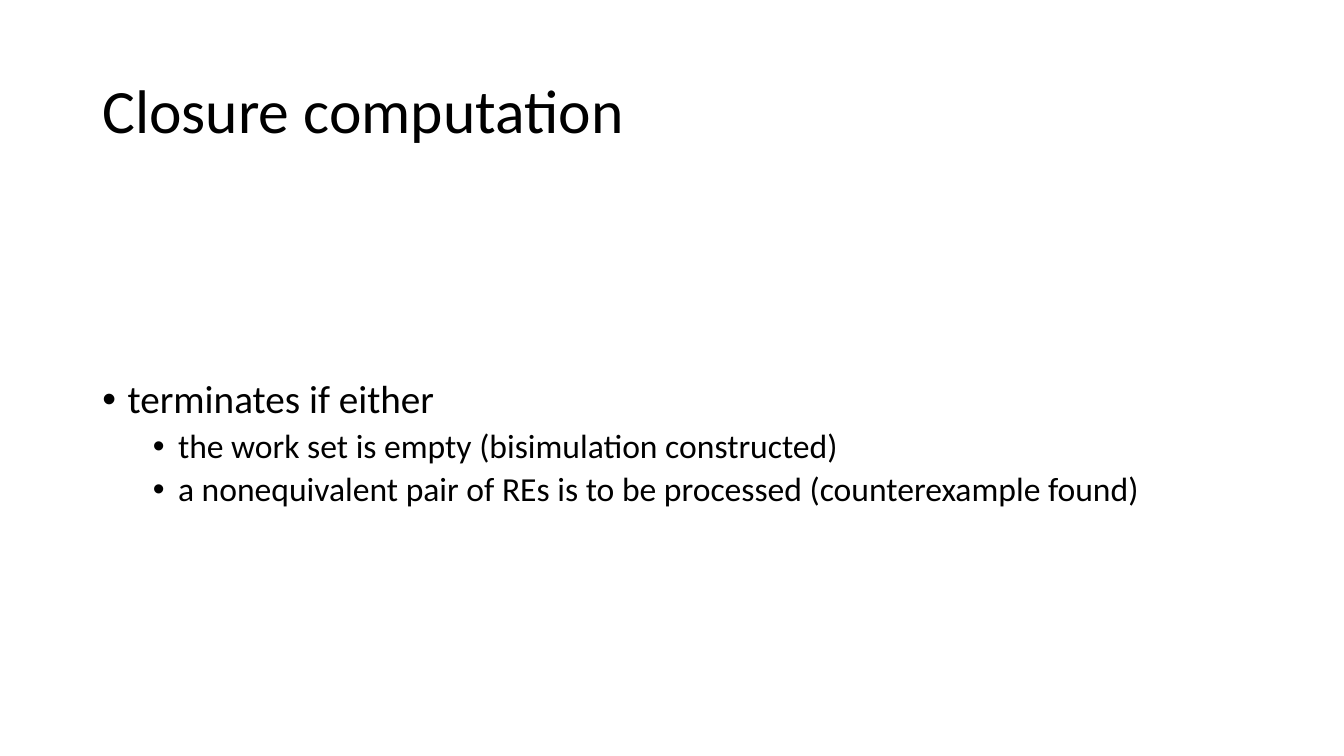
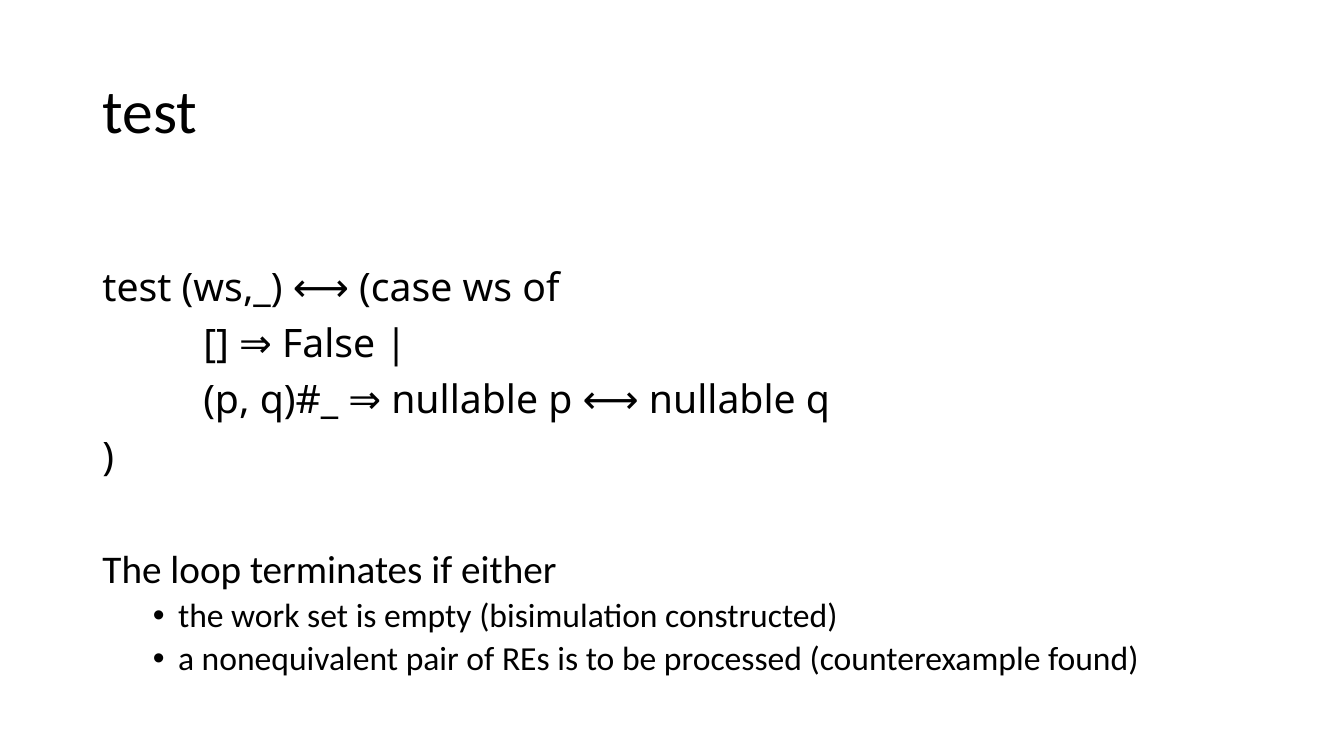
Before and after one commit to Helli/fds_seminar, a slide deck: slide 13 of slides.pptx (slide 15 before the commit). Drawn at 1344x756 pixels with LibreOffice and Linux fonts; fonts in the diff are those of the drawing. Boxes give left, top, right and bottom in pixels: in the first picture for what was removed or moved away, otherwise in the second. Text is boxed around its words. In the diff, an @@ line names an element or a change of style, - is before the commit and + after.

```diff
--- a/slides.pptx
+++ b/slides.pptx
@@ title at [102,94,197,134]: text changed @@
-Closure computation
+test
@@ text at [102,271,830,590]: text changed; font Calibri to Noto Sans @@
-• terminates if either
+test (ws,_) ⟷ (case ws of
+[] ⇒ False |
+(p, q)#_ ⇒ nullable p ⟷ nullable q
+)
+The loop terminates if either
```
Also in this commit, not shown: 8 other slides changed, 3 slides added, 2 slides removed.
